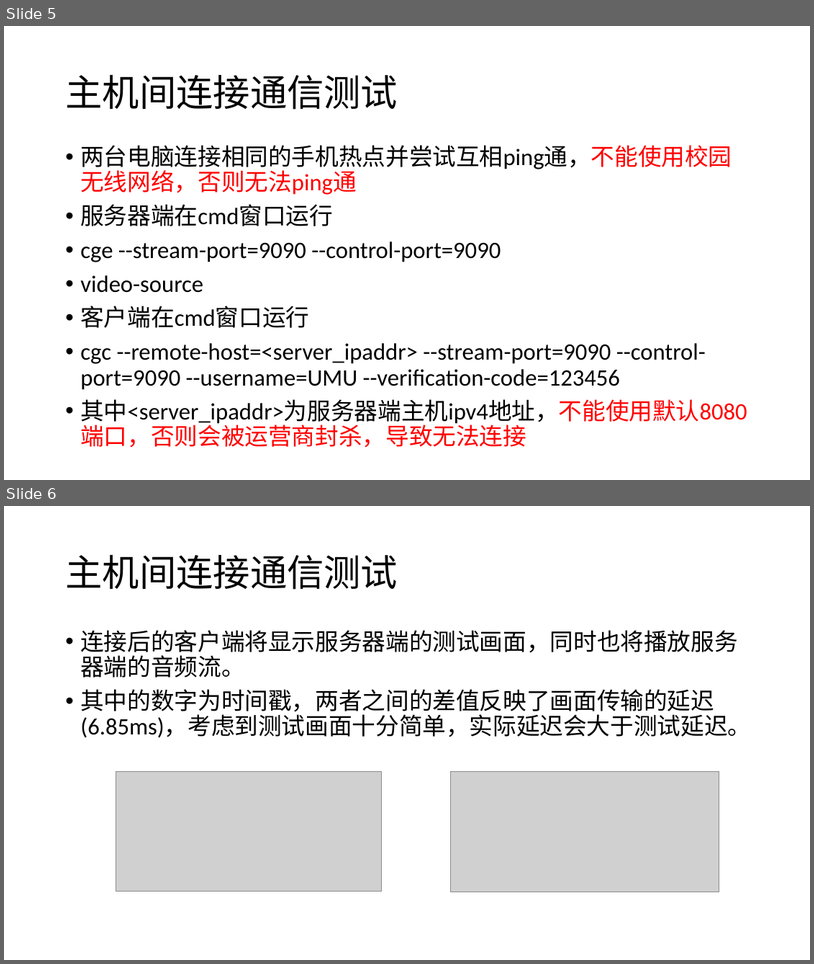
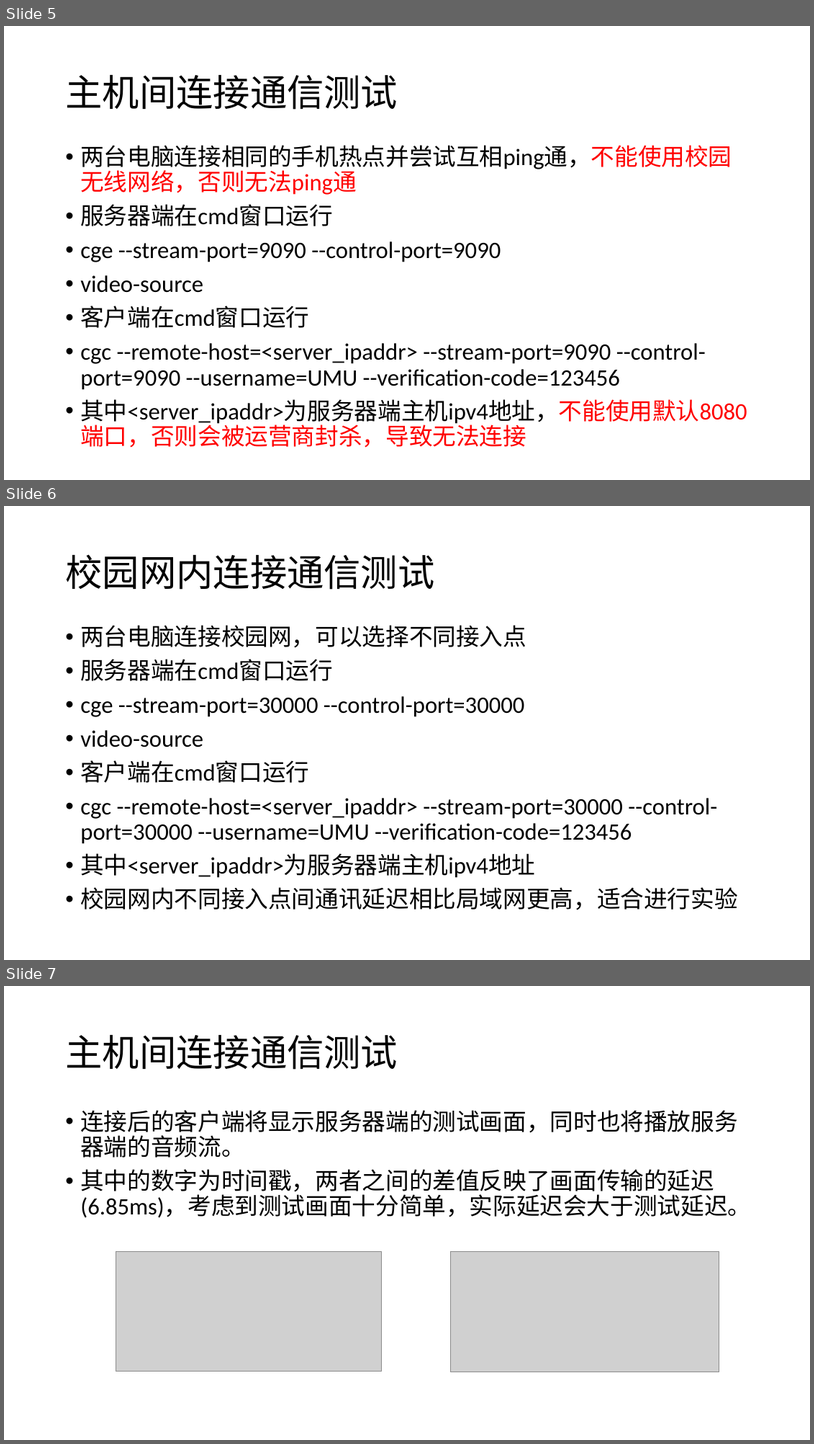
Before and after one commit to BertramRay/DTP_experiment, a slide deck: ppt/liuguang_deployment.pptx. Shown one above the other, each under a label of ours: slides 5 and 6 before the commit, slides 5, 6 and 7 after it. The pictures are 814x964 and 814x1444 pixels, drawn with LibreOffice and Linux fonts; fonts in the diff are those of the drawing; grey boxes stand for pictures. Boxes give left, top, right and bottom in pixels: in the first picture for what was removed or moved away, otherwise in the second. Text is boxed around its words. In the diff, an @@ line names an element or a change of style, - is before the commit and + after.

```diff
--- a/ppt/liuguang_deployment.pptx
+++ b/ppt/liuguang_deployment.pptx
@@ slide 6 added at [4, 506, 810, 960], background #FFFFFF @@
@@ title added at [65, 554, 435, 590], 44 pt, text #000000 @@
+校园网内连接通信测试
@@ text added at [80, 625, 738, 910], 28 pt, text #000000 @@
+• 两台电脑连接校园网，可以选择不同接入点
+• 服务器端在cmd窗口运行
+• cge --stream-port=30000 --control-port=30000
+• video-source
+• 客户端在cmd窗口运行
+• cgc --remote-host=<server_ipaddr> --stream-port=30000 --control-port=30000 --username=UMU --verification-code=123456
+• 其中<server_ipaddr>为服务器端主机ipv4地址
+• 校园网内不同接入点间通讯延迟相比局域网更高，适合进行实验
@@ what was slide 6 is now slide 7 @@
```
Also in this commit, not shown: 2 slides changed, 2 other slides added, 1 other file.
